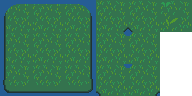
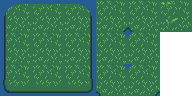
The second 192px x 96px image is a revision of the first. Changes to its layers:
moved "Special Grass" above "Grass", painted on it over [161, 1, 191, 31]
painted on "Grass" over [6, 1, 159, 95]
